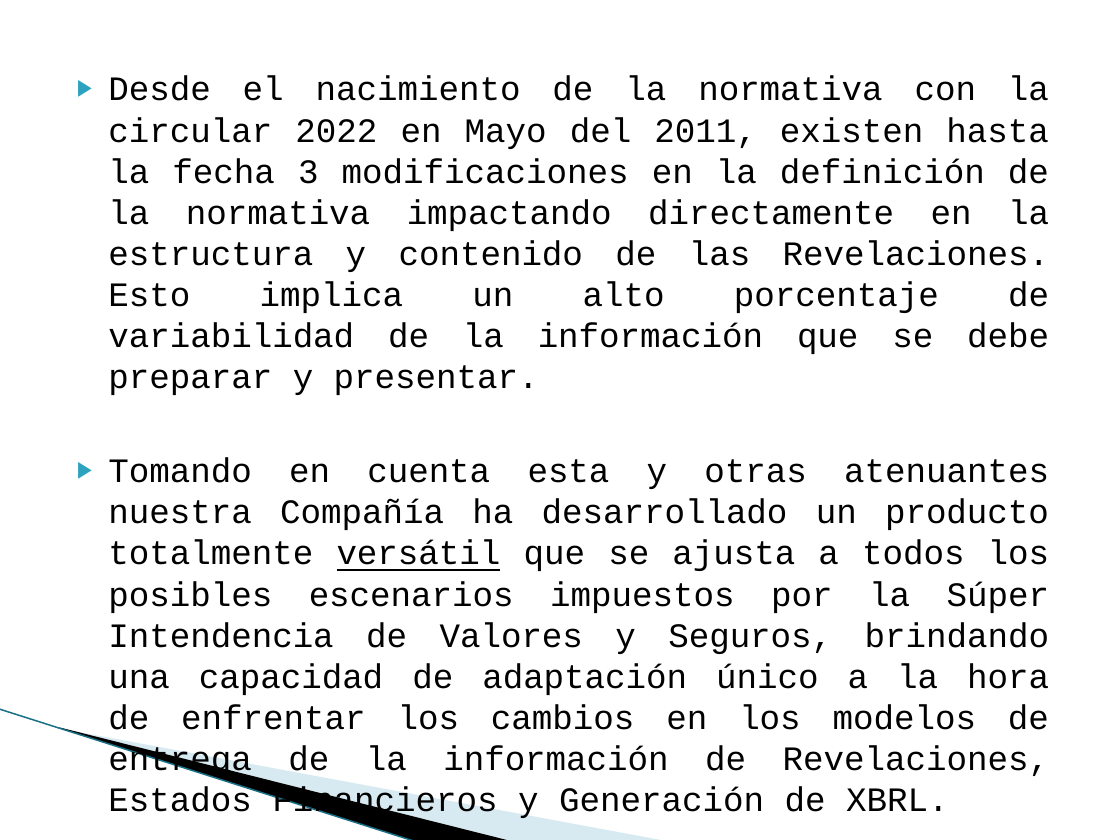
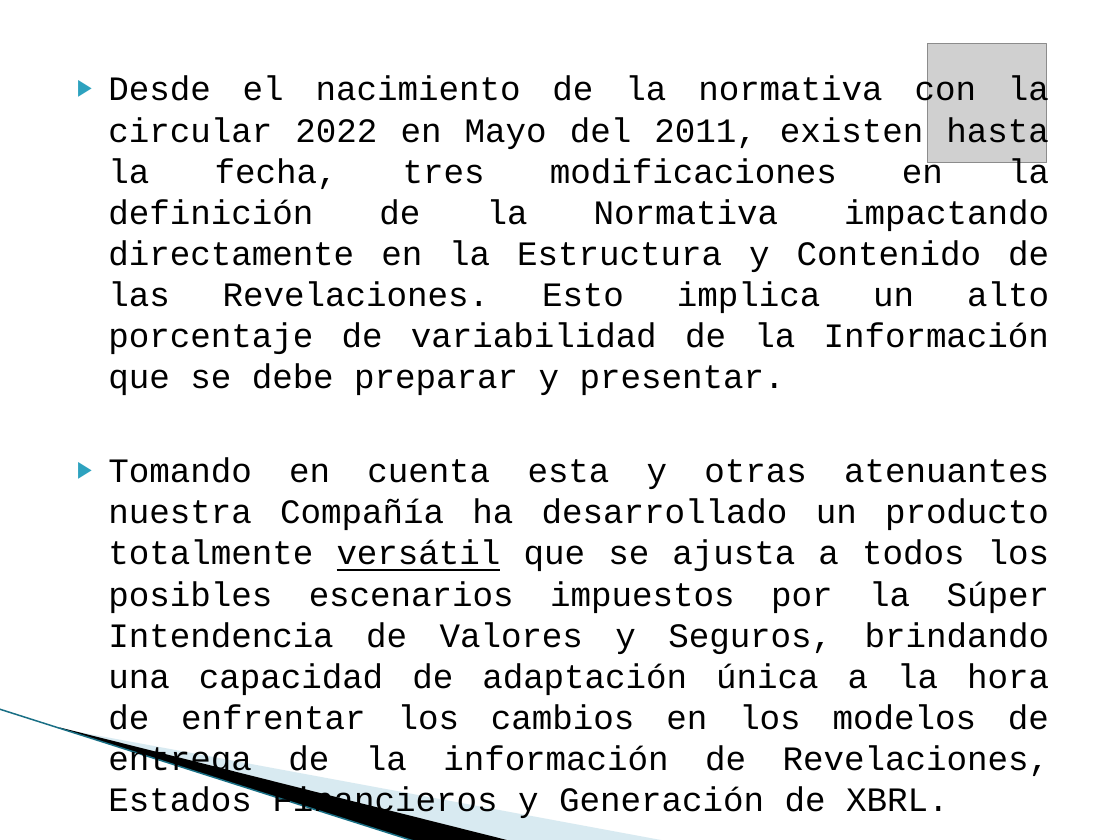
Before and after one commit to vicky1404/rev-ii, a slide deck: slide 7 of docs/comercial/brochure.pptx. Drawn at 1120x840 pixels with LibreOffice and Linux fonts; fonts in the diff are those of the drawing; grey boxes stand for pictures; background and template pictures are left out. Boxes give left, top, right and bottom in pixels: in the first picture for what was removed or moved away, otherwise in the second. Text is boxed around its words. In the diff, an @@ line names an element or a change of style, - is before the commit and + after.

```diff
--- a/docs/comercial/brochure.pptx
+++ b/docs/comercial/brochure.pptx
@@ picture added at [927, 44, 1046, 162] @@
@@ text at [108, 76, 1050, 821]: text changed @@
-▶ Desde el nacimiento de la normativa con la circular 2022 en Mayo del 2011, existen hasta la fecha 3 modificaciones en la definición de la normativa impactando directamente en la estructura y contenido de las Revelaciones. Esto implica un alto porcentaje de variabilidad de la información que se debe preparar y presentar.
-▶ Tomando en cuenta esta y otras atenuantes nuestra Compañía ha desarrollado un producto totalmente versátil que se ajusta a todos los posibles escenarios impuestos por la Súper Intendencia de Valores y Seguros, brindando una capacidad de adaptación único a la hora de enfrentar los cambios en los modelos de entrega de la información de Revelaciones, Estados Financieros y Generación de XBRL.
+▶ Desde el nacimiento de la normativa con la circular 2022 en Mayo del 2011, existen hasta la fecha, tres modificaciones en la definición de la Normativa impactando directamente en la Estructura y Contenido de las Revelaciones. Esto implica un alto porcentaje de variabilidad de la Información que se debe preparar y presentar.
+▶ Tomando en cuenta esta y otras atenuantes nuestra Compañía ha desarrollado un producto totalmente versátil que se ajusta a todos los posibles escenarios impuestos por la Súper Intendencia de Valores y Seguros, brindando una capacidad de adaptación única a la hora de enfrentar los cambios en los modelos de entrega de la información de Revelaciones, Estados Financieros y Generación de XBRL.
```
Also in this commit, not shown: 11 other slides changed, 9 slides added, 2 slides removed.
